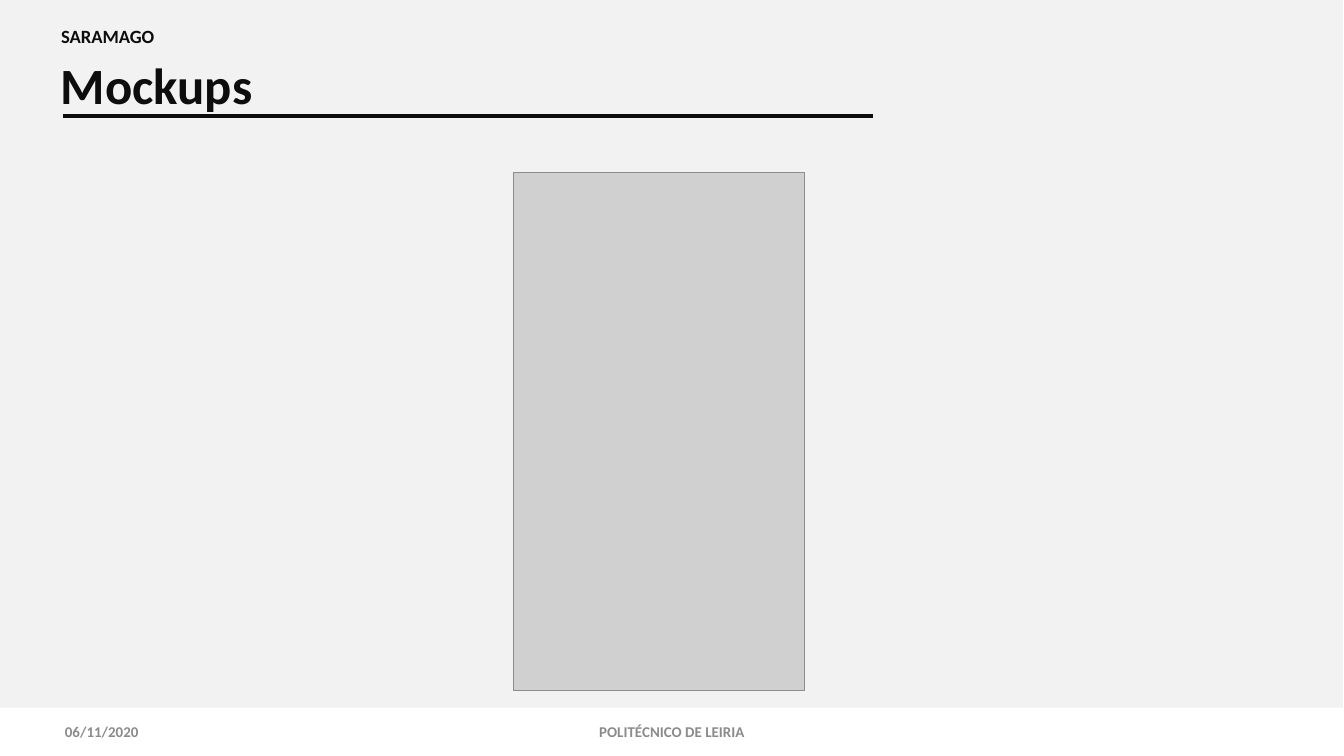
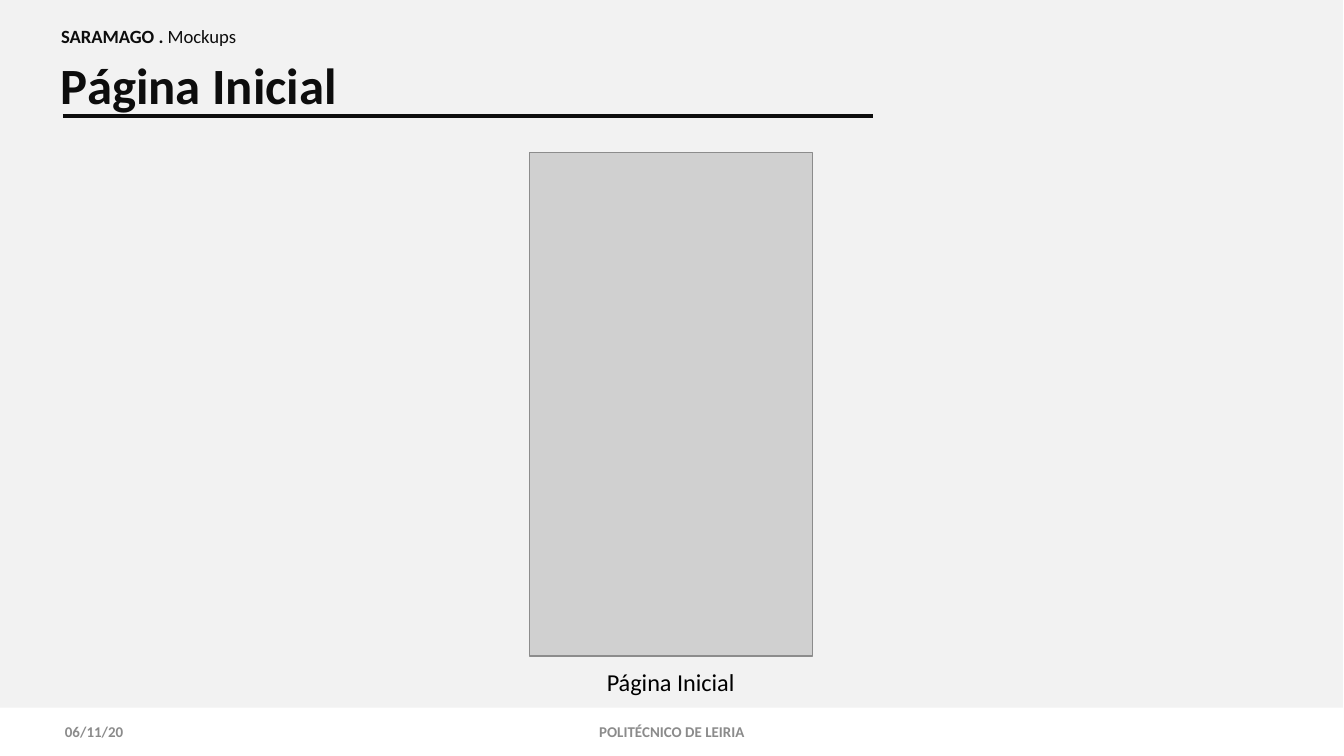
Before and after one commit to 2180622/IPL_PSI_ProjetoFinal_SARAMAGO, a slide deck: slide 10 of documentacao/Especificacao_Sistema_Informacao/android/IPL-TeSP-AMSI-SARAMAGO.pptx (slide 9 before the commit). Drawn at 1344x756 pixels with LibreOffice and Linux fonts; fonts in the diff are those of the drawing; grey boxes stand for pictures. Boxes give left, top, right and bottom in pixels: in the first picture for what was removed or moved away, otherwise in the second. Text is boxed around its words. In the diff, an @@ line names an element or a change of style, - is before the commit and + after.

```diff
--- a/documentacao/Especificacao_Sistema_Informacao/android/IPL-TeSP-AMSI-SARAMAGO.pptx
+++ b/documentacao/Especificacao_Sistema_Informacao/android/IPL-TeSP-AMSI-SARAMAGO.pptx
@@ text at [61, 30, 237, 46]: text changed @@
-SARAMAGO
+SARAMAGO . Mockups
@@ text at [61, 68, 336, 116]: text changed @@
-Mockups
+Página Inicial
@@ picture: place and size @@
-picture at [513, 172, 805, 691]
+picture at [530, 153, 813, 657]
@@ text added at [607, 674, 734, 695], 13 pt, text #000000 @@
+Página Inicial
@@ text at [65, 726, 123, 738]: text changed @@
-06/11/2020
+06/11/20
```
Also in this commit, not shown: 10 other slides changed, 8 slides added.
